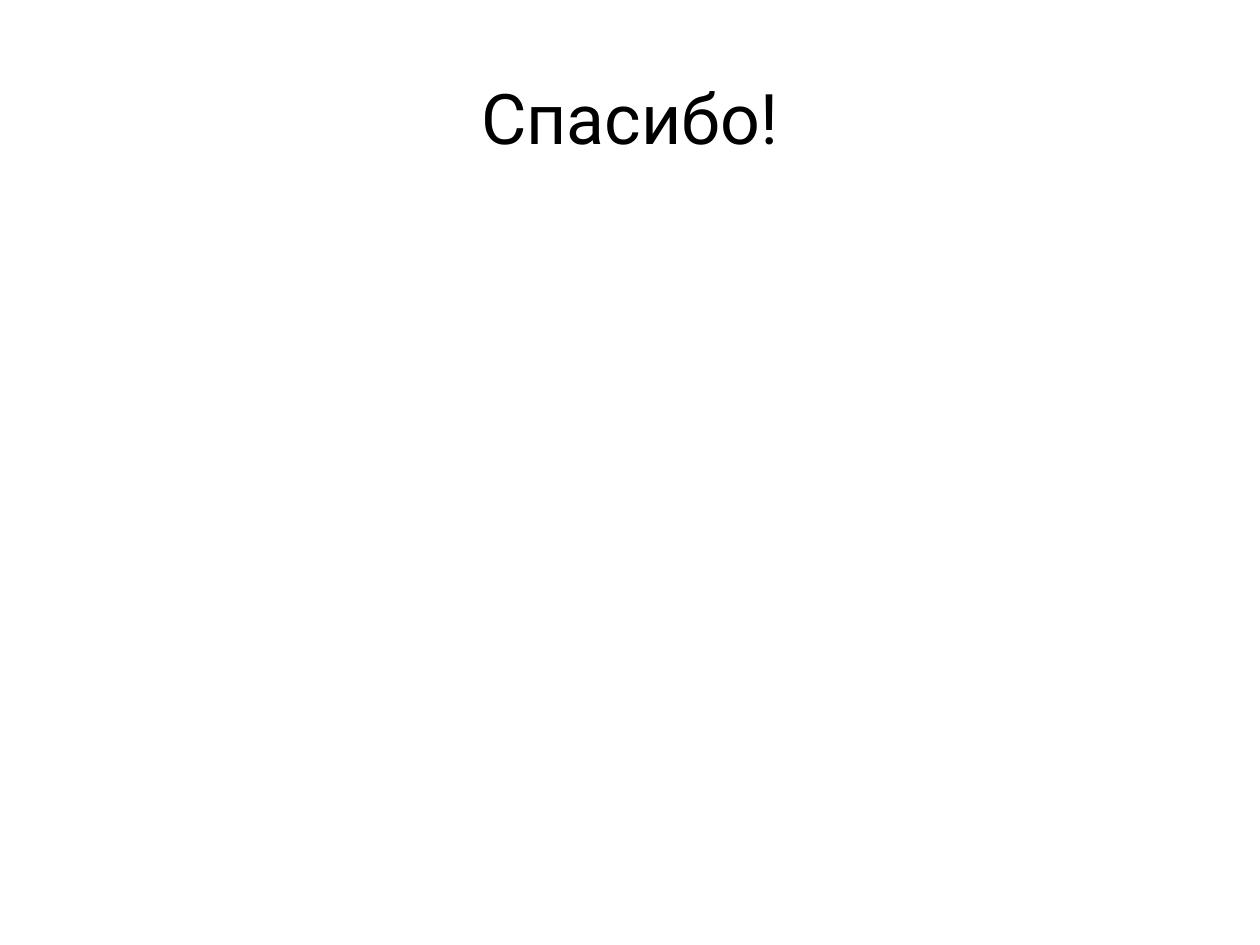
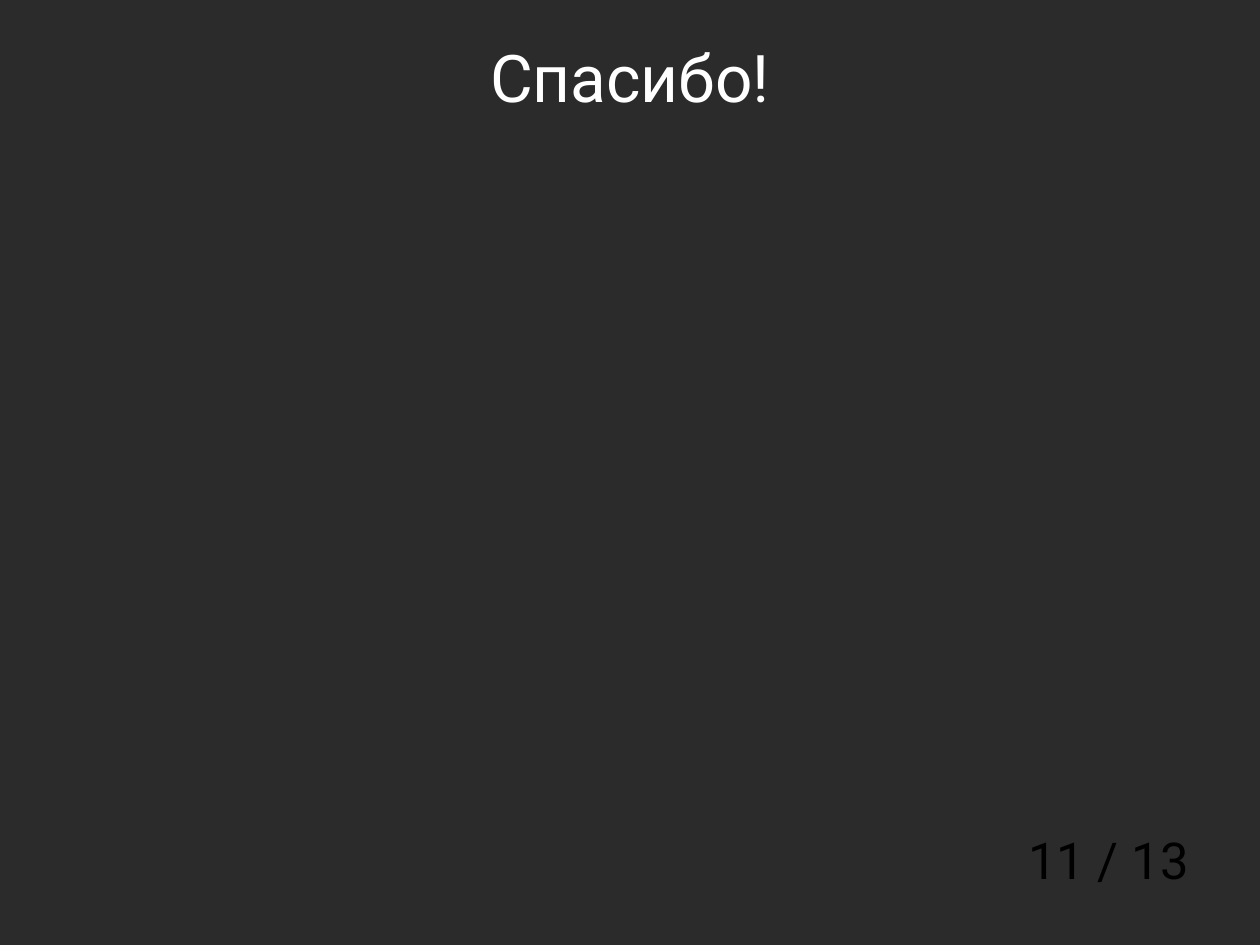
Before and after one commit to mkpankov/adaptor, a slide deck: slide 11 of diploma/defense/keynote.odp (slide 9 before the commit). Drawn at 1260x945 pixels with LibreOffice and Linux fonts; fonts in the diff are those of the drawing; background and template pictures are left out; a plain dark background stands for a picture behind light text. Boxes give left, top, right and bottom in pixels: in the first picture for what was removed or moved away, otherwise in the second. Text is boxed around its words. In the diff, an @@ line names an element or a change of style, - is before the commit and + after.

```diff
--- a/diploma/defense/keynote.odp
+++ b/diploma/defense/keynote.odp
@@ background #FFFFFF to picture (left out) @@
@@ title "Спасибо!": place and size @@
-title "Спасибо!" at bbox=[481, 91, 778, 145]
+title "Спасибо!" at bbox=[490, 52, 769, 103]
@@ title "Спасибо!" at bbox=[490, 52, 769, 103]: size 44 to 41.4 pt, text colour #000000 to #FFFFFF @@
@@ page number added at bbox=[1028, 843, 1189, 879], 32 pt, text #000000 @@
+11 / 13
```
Also in this commit, not shown: 10 other slides changed, 2 slides added.
